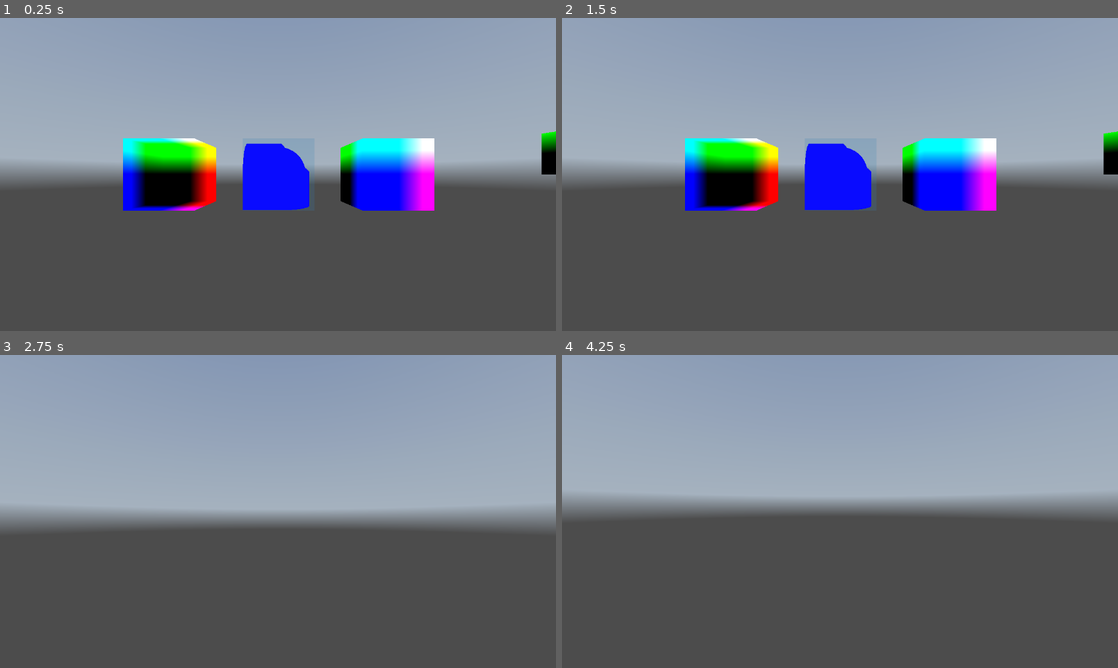
Above: before the commit, frames 1-4 (two rows, left to right).
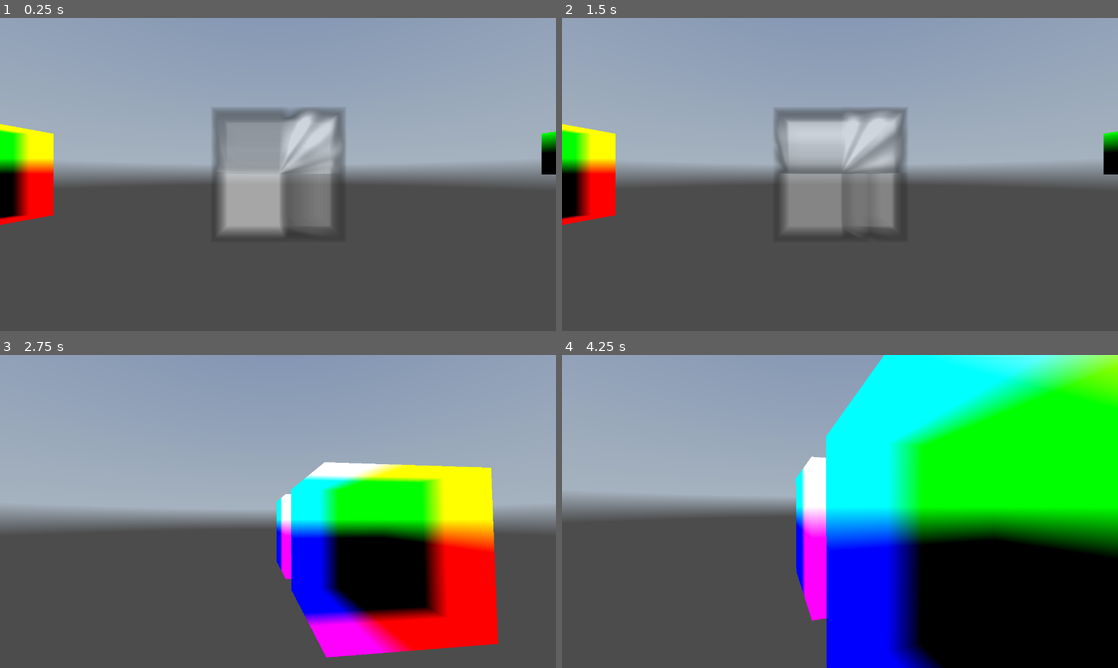
Above: after the commit, the same moments.

Repository: alvaro23LP/visualizador-volumenes
Game: Godot game, scene res://main.tscn
Same seed, same stepped clock (60 frames per second), same inputs: the game is played once before the commit and once after it. A sky picture missing from this copy of the repository is replaced by a grey-blue gradient.
Inputs (mouse positions are in pixels of both pictures, inside the frame that each line leads up to):
- Up to frame 1 (0.25 s): no input
- Up to frame 2 (1.5 s): move the mouse to (867, 174) at 0.52 s; hold 1 (toggle_camera) 0.53-1.28 s; hold W (move_forward) from 0.53 s (still down); move the mouse to (812, 174) at 1.27 s; tap 1 (toggle_camera) at 1.35 s
- Up to frame 3 (2.75 s): keep holding W (move_forward); move the mouse to (289, 505) at 2.02 s; hold 1 (toggle_camera) from 2.03 s (still down)
- Up to frame 4 (4.25 s): keep holding W (move_forward); move the mouse to (834, 517) at 2.77 s; release 1 (toggle_camera) at 2.78 s; tap 1 (toggle_camera) at 2.85 s; move the mouse to (878, 514) at 3.52 s; hold 1 (toggle_camera) from 3.53 s (still down)

The runs differ from the first frame. In frame 1, 18% of the frame differs, in the area x 0-79%, y 28-69%; in frame 2, 18%; in frame 3, 22%; in frame 4, 54%, in the area x 42-100%, y 0-100%.

Commit message:
Textura noise

Diff:
--- a/main.gd
+++ b/main.gd
@@ -14,7 +14,6 @@
 	cam_viewport1.global_transform = cam_orbital.global_transform
 	cam_viewport2.global_transform = cam_orbital.global_transform
 
-
 	await get_tree().process_frame
 	if viewport1.get_texture():
 		mesh.get_active_material(0).set_shader_parameter("viewport_texture", viewport1.get_texture())
@@ -22,11 +21,36 @@
 	if viewport2.get_texture():
 		mesh.get_active_material(0).set_shader_parameter("viewport_texture2", viewport2.get_texture())
 
-func _process(_delta):
+	var noise = FastNoiseLite.new()
+	noise.seed = randi()
+	noise.noise_type = FastNoiseLite.TYPE_SIMPLEX
+	noise.frequency = 0.02
+	noise.fractal_octaves = 6
+	noise.fractal_lacunarity = 2.0
+	noise.fractal_gain = 0.1
+
+
+	var tex3d = NoiseTexture3D.new()
+	tex3d.noise = noise
+	tex3d.width = 128
+	tex3d.height = 128
+	tex3d.depth = 128
+
+	# Asignar a shader
+	mesh.get_active_material(0).set_shader_parameter("volume_noise", tex3d)
+	#mesh.get_active_material(0).set_shader_parameter("noise_offset", Vector3(randf(), randf(), randf()))
+
+var time := 0.0
+func _process(delta):
 	if viewport1.get_texture():
 		mesh.get_active_material(0).set_shader_parameter("viewport_texture", viewport1.get_texture())
 	if viewport2.get_texture():
 		mesh.get_active_material(0).set_shader_parameter("viewport_texture2", viewport2.get_texture())
+
+	time += delta/2
+	var offset = Vector3(sin(time*0.3), cos(time * 0.2), sin(time * 0.1))
+	mesh.get_active_material(0).set_shader_parameter("noise_offset", offset)
+
 
 	if cam_fp.current:
 		cam_viewport1.global_transform = cam_fp.global_transform
--- a/main.tscn
+++ b/main.tscn
@@ -27,10 +27,11 @@
 [sub_resource type="ShaderMaterial" id="ShaderMaterial_gf7gt"]
 render_priority = 0
 shader = ExtResource("6_rri73")
+shader_parameter/noise_offset = null
 
 [sub_resource type="BoxMesh" id="BoxMesh_2fuyy"]
 material = SubResource("ShaderMaterial_gf7gt")
-size = Vector3(3, 3, 3)
+size = Vector3(5, 5, 5)
 
 [sub_resource type="ShaderMaterial" id="ShaderMaterial_uks54"]
 render_priority = 0
@@ -38,10 +39,10 @@
 
 [sub_resource type="BoxMesh" id="BoxMesh_dq05m"]
 material = SubResource("ShaderMaterial_uks54")
-size = Vector3(3, 3, 3)
+size = Vector3(5, 5, 5)
 
 [sub_resource type="BoxMesh" id="BoxMesh_snek2"]
-size = Vector3(3, 3, 3)
+size = Vector3(5, 5, 5)
 
 [sub_resource type="ShaderMaterial" id="ShaderMaterial_8703w"]
 render_priority = 0
@@ -94,18 +95,18 @@
 layers = 4
 mesh = SubResource("BoxMesh_dq05m")
 
-[node name="Box_delanteras2" type="MeshInstance3D" parent="."]
-transform = Transform3D(1, 0, 0, 0, 1, 0, 0, 0, 1, 5, 0, 0)
-layers = 5
-mesh = SubResource("BoxMesh_dq05m")
-
 [node name="Box_traseras" type="MeshInstance3D" parent="."]
 layers = 2
 mesh = SubResource("BoxMesh_snek2")
 surface_material_override/0 = SubResource("ShaderMaterial_8703w")
 
+[node name="Box_delanteras2" type="MeshInstance3D" parent="."]
+transform = Transform3D(1, 0, 0, 0, 1, 0, 0, 0, 1, -23.1763, 0, 0)
+layers = 5
+mesh = SubResource("BoxMesh_dq05m")
+
 [node name="Box_traseras2" type="MeshInstance3D" parent="."]
-transform = Transform3D(1, 0, 0, 0, 1, 0, 0, 0, 1, -5, 0, 0)
+transform = Transform3D(1, 0, 0, 0, 1, 0, 0, 0, 1, -16.2964, 0, 0)
 layers = 3
 mesh = SubResource("BoxMesh_snek2")
 surface_material_override/0 = SubResource("ShaderMaterial_8703w")
--- a/shader3_trazado_rayos.gdshader
+++ b/shader3_trazado_rayos.gdshader
@@ -1,50 +1,78 @@
 shader_type spatial;
-//render_mode unshaded;
+render_mode unshaded;
 render_mode cull_back;
-//uniform sampler2D screen_texture : hint_screen_texture, repeat_disable, filter_nearest;
 uniform sampler2D viewport_texture;
 uniform sampler2D viewport_texture2;
+uniform sampler3D volume_noise;
+uniform vec3 noise_offset;
 
-float funcion_densidad(vec3 p) {
-    vec3 center = vec3(0.0,0.0,0.0); // Centro de la esfera
-    float radius = 1.5;      // Radio de la esfera
 
-    if (distance(p, center) < radius) {
-        return 1.0;
-    } else {
-        return 0.0;
-    }
+float funcion_densidad2(vec3 p) {
+	p = normalize(p);
+    return texture(volume_noise, p+noise_offset).g;
 }
+vec3 funcion_color(vec3 p, float densidad) {
+    // Asume que densidad ya está calculada para p
+    // Puedes mapear el valor a un gradiente, aquí como ejemplo tonos cálidos
+    vec3 base_color = vec3(0.8, 0.8, 0.8); // naranja
+    return mix(vec3(0.0), base_color, densidad); // más denso, más color
+}
+
+//float funcion_densidad(vec3 p) {
+    //vec3 center = vec3(0.0,0.0,0.0); // Centro de la esfera
+    //float radius = 1.5;      // Radio de la esfera
+//
+    //if (distance(p, center) < radius) {
+        //return 1.0;
+    //} else {
+        //return 0.0;
+    //}
+//}
 
 void fragment() {
     vec4 tex = textureLod(viewport_texture, SCREEN_UV, 0.0); // textura del primer viewport
     vec4 tex2 = textureLod(viewport_texture2, SCREEN_UV, 0.0); // textura del segundo viewport
-
 	vec3 v = tex.rgb-tex2.rgb; // vector desde Vertex a tex
-
-    float paso = 0.04; // distancia entre pasos
+    float paso = 0.05; // distancia entre pasos
     vec3 p;
 	bool hit = false;
 	float dis = length(v); // módulo
 	vec3 ray_dir = dis > 0.0 ? normalize(v) : vec3(0.0); // dirección
 
+	vec3 color = vec3(0.0);
+	float density = 0.0;
+	ALBEDO = color;
+    ALPHA = density;
+
+	vec3 final_color = vec3(0.0);
+    float alpha = 0.0;
 
 	for (float t = 0.0; t < dis; t += paso) {
         p = tex2.rgb + (ray_dir * t);
 
-        float density = funcion_densidad(p);
+		//if(density < 0.8)
+			//density += funcion_densidad2(p) * paso;
+		//
+		//color += funcion_color(p,density) * paso * density;
 
-        if (density > 0.5) {
-            hit = true;
-            break;
-        }
+		float densidad = funcion_densidad2(p);
+        final_color += funcion_color(p, densidad) * densidad * paso;
+        alpha += densidad * paso;
+        //if (density > 0.5) {
+            //hit = true;
+            //break;
+        //}
     }
-	if (hit) { //pintamos la esfera
-        ALBEDO = vec3(0.0, 0.0, 1.0);
-        ALPHA = 1.0;
-    } else {
-        ALBEDO = vec3(0.2,0.5,0.7);
-        ALPHA = 0.2;
-    }
+	//if (hit) { //pintamos la esfera
+        //ALBEDO = vec3(0.0, 0.0, 1.0);
+        //ALPHA = 1.0;
+    //} else {
+        //ALBEDO = vec3(0.2,0.5,0.7);
+        //ALPHA = 0.2;
+    //}
+	//ALBEDO = color;
+    //ALPHA =  clamp(density, 0.0, 1.0);
+	ALBEDO = final_color;
+    ALPHA = clamp(alpha, 0.0, 0.5);
 	//ALBEDO = vec3(v);
 }
